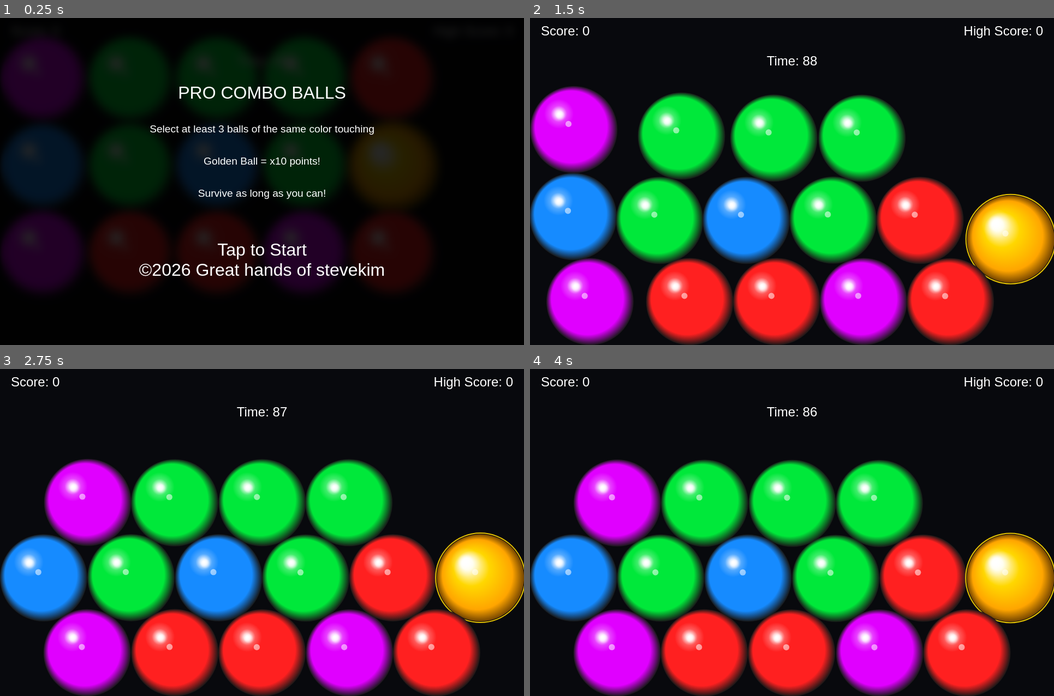
Above: before the commit, frames 1-4 (two rows, left to right).
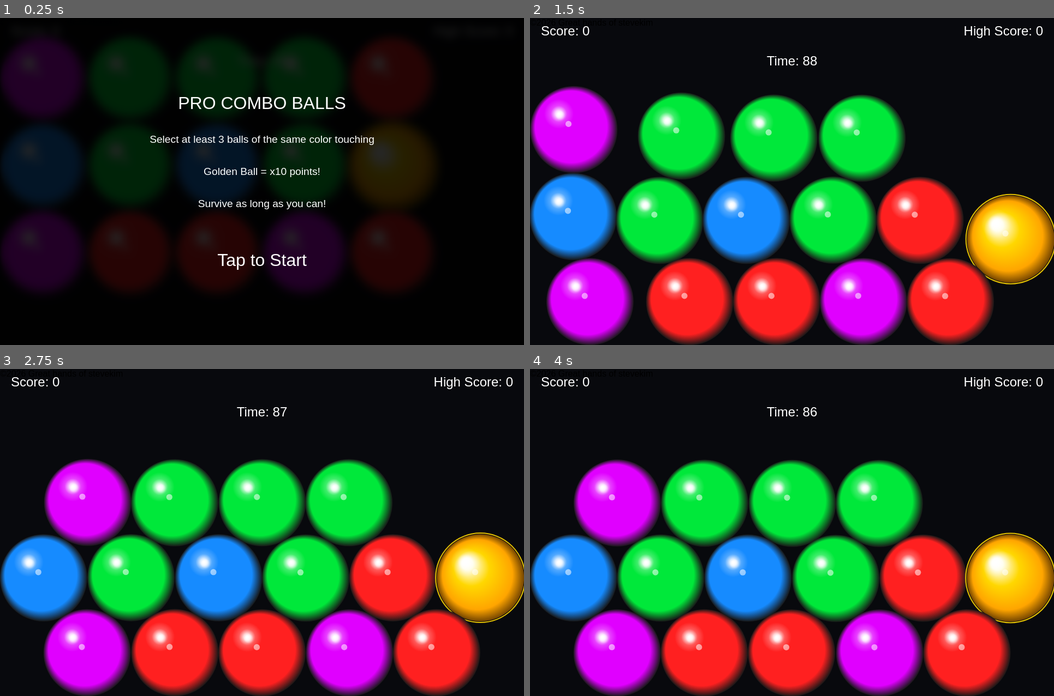
Above: after the commit, the same moments.

Repository: stevewise7107/Best-Game
Game: browser game, page index.html
Two runs of this game, one before a commit and one after it. Both use one fixed random seed, a clock stepped at 60 frames per second and the inputs below.
Inputs (mouse positions are in pixels of both pictures, inside the frame that each line leads up to):
- Up to frame 1 (0.25 s): no input
- Up to frame 2 (1.5 s): click "Tap to Start" at 0.27 s; click (792, 214) at 1.07 s
- Up to frame 3 (2.75 s): click (157, 499) at 1.67 s; press the mouse at (366, 483) at 2.27 s; release the mouse at (262, 467) at 2.4 s
- Up to frame 4 (4 s): click (870, 597) at 2.87 s; click (661, 614) at 3.47 s

The runs differ from the first frame. In frame 1, 3.5% of the frame differs, in the area x 26-74%, y 21-79%; in frame 2, less than 0.1%; in frame 3, less than 0.1%; in frame 4, less than 0.1%.

Commit message:
Move copyright notice to the bottom of index.html

Diff:
--- a/index.html
+++ b/index.html
@@ -22,7 +22,6 @@
     <span class="inforules">Survive as long as you can!</span>
     <br><br>
     <span>Tap to Start</span>
-    ©2026 Great hands of stevekim
 </div>
 
 <div id="scoreboard">Score: 0</div>
@@ -30,7 +29,7 @@
 <div id="timer">Time: 90</div>
 <div id="endgame"></div>
 </div>
-
+©2026 Great hands of stevekim
 <script src="script.js"></script>
 </body>
   </html>
